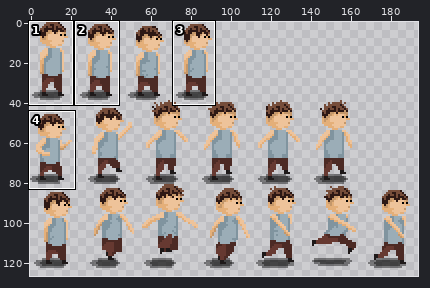
A pixel-art file gets an edit: res/aseprites/KidSheet.aseprite. The picture above shows the old version from afar; the outline marks the close-up.
Close-up. Before the commit:
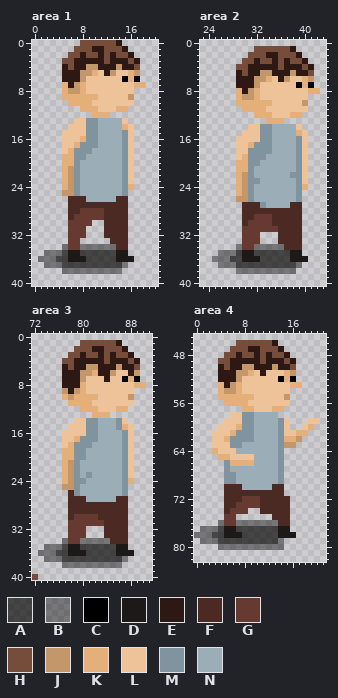
210x128 pixels, 1 frame. Pixels under 10% opacity are left out. Shown: area 1: x 0..20, y 0..40; area 2: x 23..43, y 0..40; area 3: x 72..91, y 0..40; area 4: x 0..21, y 45..82. The wide view leaves out empty margins. The commit also changed other parts of the picture, which this record leaves out.
Palette (. is transparent): A #000000a9  B #0000006b  C #000000  D #1e1919  E #2d1814  F #4c2a24  G #663931  H #764d3a  J #c4976a  K #e4af79  L #eec39a  M #80949f  N #9badb7
The result:
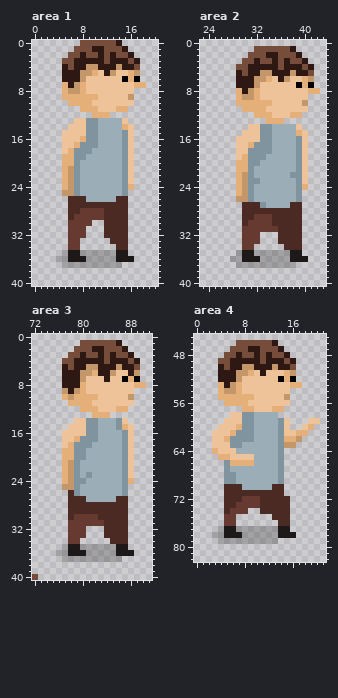
Changes in this commit:
Colour A changes from #000000a9 to #00000036.
Area 1, layer "IdleShadow":
Colour B is removed in row 34 at x 5 and 8 to 13; in row 35 at x 2 to 4; in row 36 at x 1 to 3; in row 37 at x 2 to 4 and 15; in row 38 at x 5 to 14.
Area 2, layer "IdleShadow":
Colour B is removed in row 34 at x 29 and 32 to 36; in row 35 at x 26 to 28; in row 36 at x 25 to 27; in row 37 at x 26 to 28 and 39; in row 38 at x 29 to 38.
Area 3, layer "IdleShadow":
Colour B is removed in row 34 at x 77 and 80 to 84; in row 35 at x 74 to 76; in row 36 at x 73 to 75; in row 37 at x 74 to 76 and 87; in row 38 at x 77 to 86.
Area 4, layer "JumpShadow":
Colour B is removed in row 76 at x 4 and 7 to 13; in row 77 at x 1 to 3; in row 78 at x 0 to 2; in row 79 at x 1 to 3 and 14; in row 80 at x 4 to 14.
Where, in picture pixels (left, top, right, bottom), the same in both close-ups:
changed: (38, 244, 128, 274)
changed: (212, 244, 302, 274)
changed: (38, 538, 128, 568)
changed: (194, 520, 284, 550)
